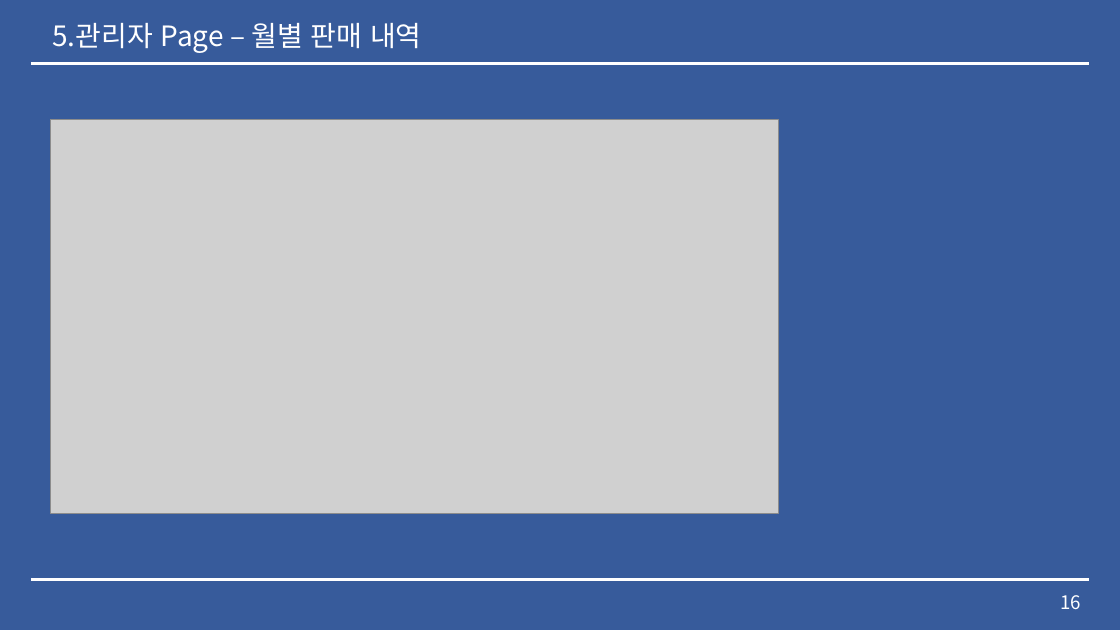
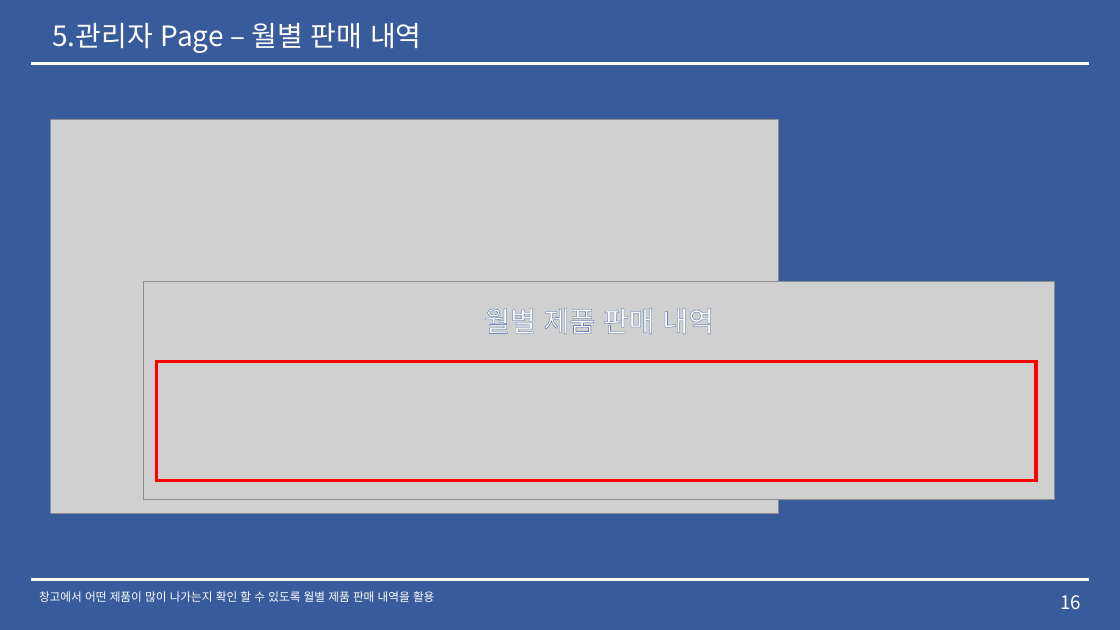
Before and after one commit to lx9203/fulfillmentBlue, a slide deck: slide 16 of Fulfillment 중간발표.pptx. Drawn at 1120x630 pixels with LibreOffice and Linux fonts; fonts in the diff are those of the drawing; grey boxes stand for pictures. Boxes give left, top, right and bottom in pixels: in the first picture for what was removed or moved away, otherwise in the second. Text is boxed around its words. In the diff, an @@ line names an element or a change of style, - is before the commit and + after.

```diff
--- a/Fulfillment 중간발표.pptx
+++ b/Fulfillment 중간발표.pptx
@@ picture added at [144, 282, 1055, 500] @@
@@ text added at [484, 308, 714, 334], 24 pt, text #FFFFFF @@
+월별 제품 판매 내역
@@ rectangle added at [156, 361, 1036, 481], outline #FF0000 3 pt @@
@@ text added at [39, 591, 434, 602], 10 pt, text #FFFFFF @@
+창고에서 어떤 제품이 많이 나가는지 확인 할 수 있도록 월별 제품 판매 내역을 활용
```
Also in this commit, not shown: 9 other slides changed, 4 other files.
